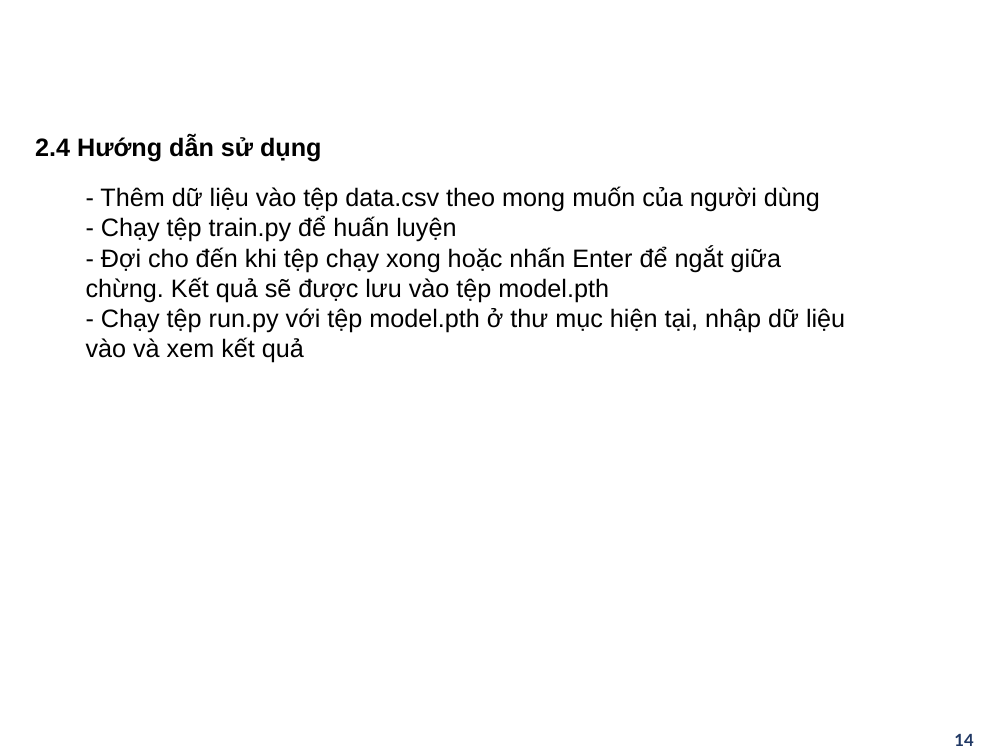
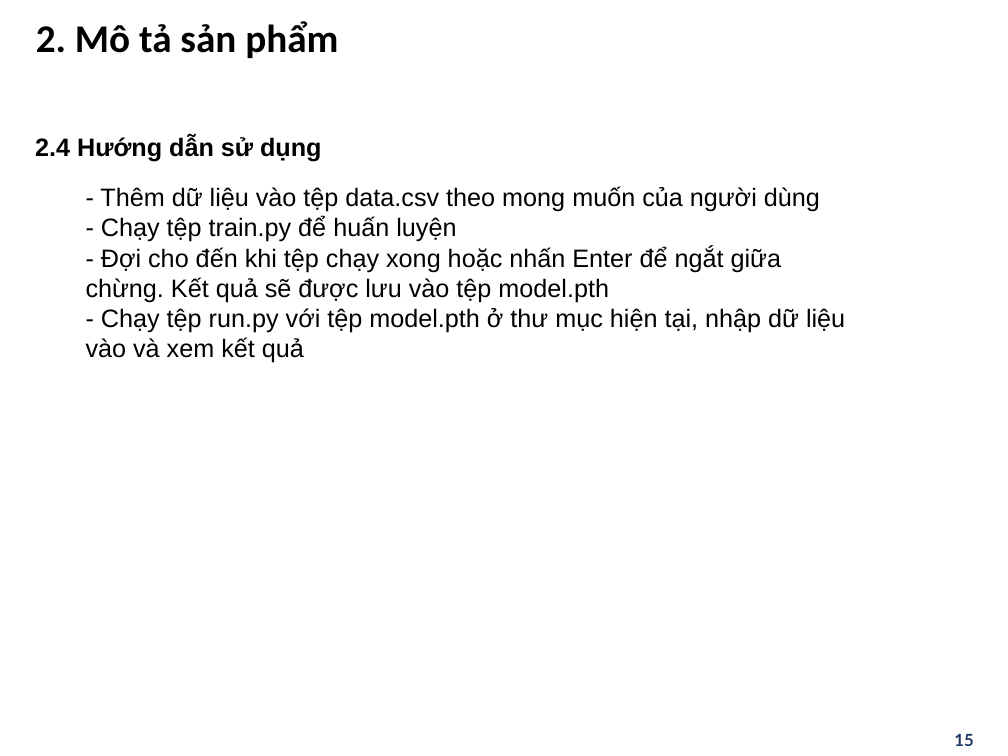
Before and after one commit to zVNoob/meal_suggestion, a slide deck: slide 15 of slides.pptx (slide 14 before the commit). Drawn at 1008x756 pixels with LibreOffice and Linux fonts; fonts in the diff are those of the drawing; background and template pictures are left out. Boxes give left, top, right and bottom in pixels: in the first picture for what was removed or moved away, otherwise in the second. Text is boxed around its words. In the diff, an @@ line names an element or a change of style, - is before the commit and + after.

```diff
--- a/slides.pptx
+++ b/slides.pptx
@@ title "2. Mô tả sản phẩm" at box(36, 21, 338, 58): text colour #FFFFFF to #000000 @@
@@ page number at box(954, 734, 973, 746): text changed @@
-14
+15
```
Also in this commit, not shown: 9 other slides changed, 1 slide added, 2 other files.
